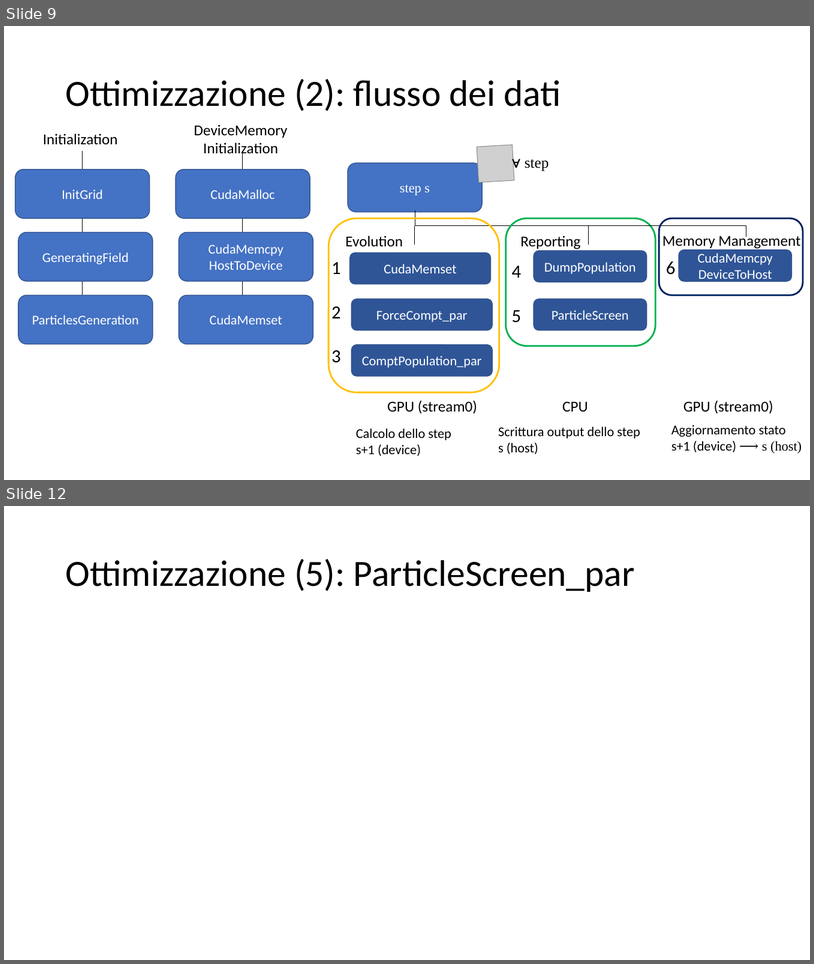
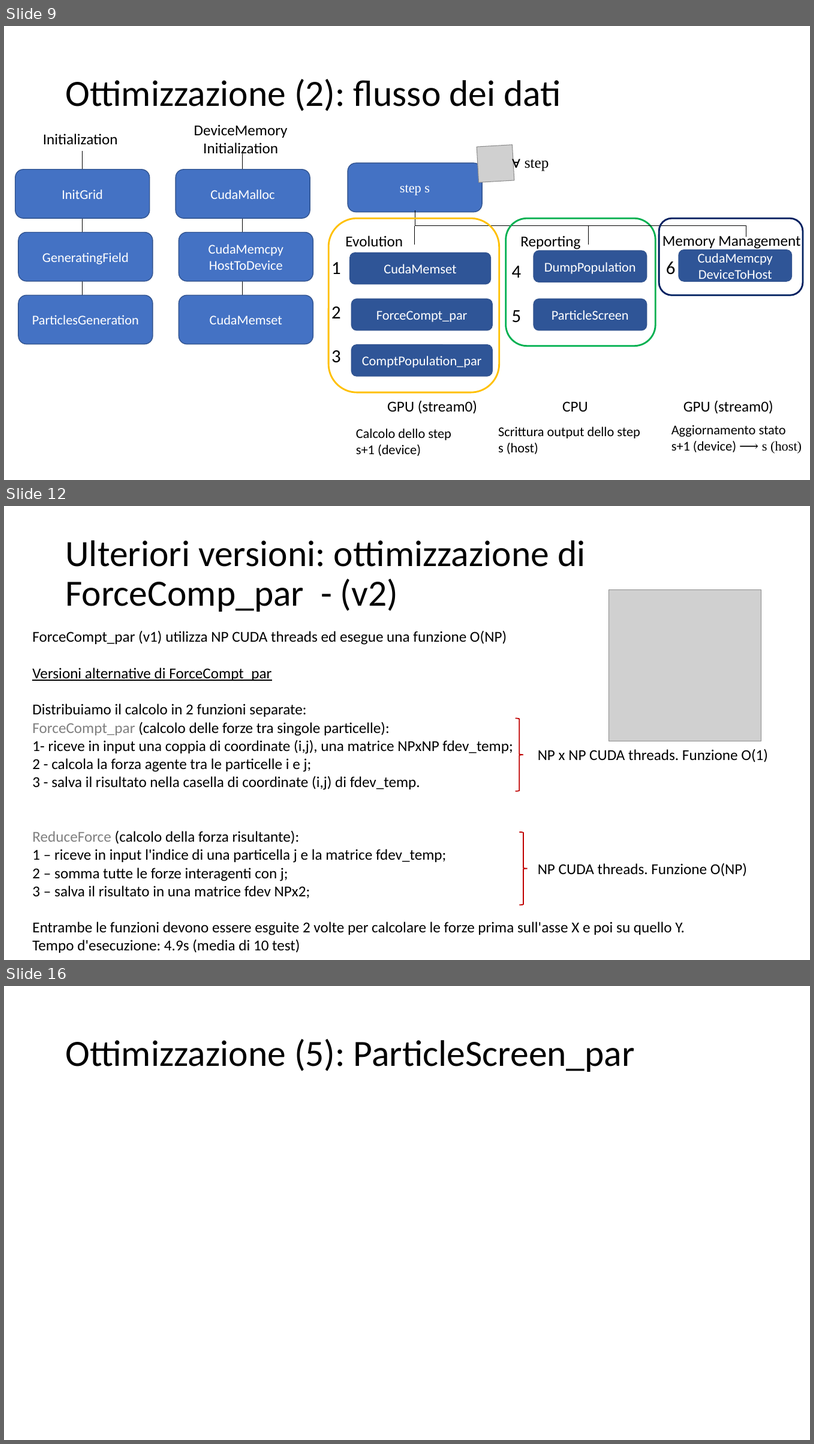
Before and after one commit to piepor/particles-simulation-parallel, a slide deck: presentazione/presentazione.pptx. Shown one above the other, each under a label of ours: slides 9 and 12 before the commit, slides 9, 12 and 16 after it; the slides between them are not shown. The pictures are 814x964 and 814x1444 pixels, drawn with LibreOffice and Linux fonts; fonts in the diff are those of the drawing; grey boxes stand for pictures. Boxes give left, top, right and bottom in pixels: in the first picture for what was removed or moved away, otherwise in the second. Text is boxed around its words. In the diff, an @@ line names an element or a change of style, - is before the commit and + after.

```diff
--- a/presentazione/presentazione.pptx
+++ b/presentazione/presentazione.pptx
@@ slide 12 added at <box>4,506,810,960</box>, background #FFFFFF @@
@@ title added at <box>65,540,585,612</box>, 44 pt, text #000000 @@
+Ulteriori versioni: ottimizzazione di ForceComp_par - (v2)
@@ picture added at <box>609,589,762,741</box> @@
@@ text added at <box>32,630,685,952</box>, 18 pt, text #000000 @@
+ForceCompt_par (v1) utilizza NP CUDA threads ed esegue una funzione O(NP)
+Versioni alternative di ForceCompt_par
+Distribuiamo il calcolo in 2 funzioni separate:
+ForceCompt_par (calcolo delle forze tra singole particelle):
+1- riceve in input una coppia di coordinate (i,j), una matrice NPxNP fdev_temp;
+2 - calcola la forza agente tra le particelle i e j;
+3 - salva il risultato nella casella di coordinate (i,j) di fdev_temp.
+ReduceForce (calcolo della forza risultante):
+1 – riceve in input l'indice di una particella j e la matrice fdev_temp;
+2 – somma tutte le forze interagenti con j;
+3 – salva il risultato in una matrice fdev NPx2;
+Entrambe le funzioni devono essere esguite 2 volte per calcolare le forze prima sull'asse X e poi su quello Y.
+Tempo d'esecuzione: 4.9s (media di 10 test)
@@ left brace added at <box>516,718,524,791</box>, outline #C00000 1.25 pt @@
@@ text added at <box>538,748,768,762</box>, 18 pt, text #000000 @@
+NP x NP CUDA threads. Funzione O(1)
@@ left brace added at <box>520,832,528,904</box>, outline #C00000 1.25 pt @@
@@ text added at <box>538,862,747,876</box>, 18 pt, text #000000 @@
+NP CUDA threads. Funzione O(NP)
@@ what was slide 12 is now slide 16 @@
```
Also in this commit, not shown: 4 slides changed, 3 other slides added, 3 other files.
